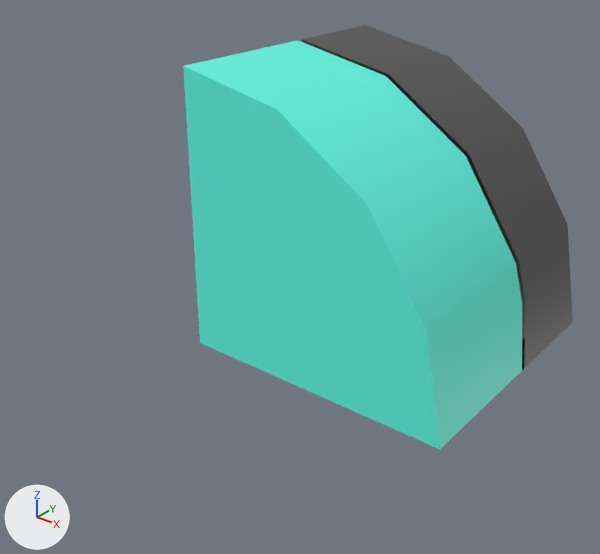
Renders of the FBX model Pipes/Curved Pipe Model.fbx from each side of a commit.
Both versions are drawn from a 50 mm camera at (0.0443, -0.0719, 0.089) aimed at (-0.0097, -0.0043, 0.0471). Arrows for +X, +Y and +Z are at lower left; the lights stay in place.

The first picture shows 'Main_Curved_Pipe'.
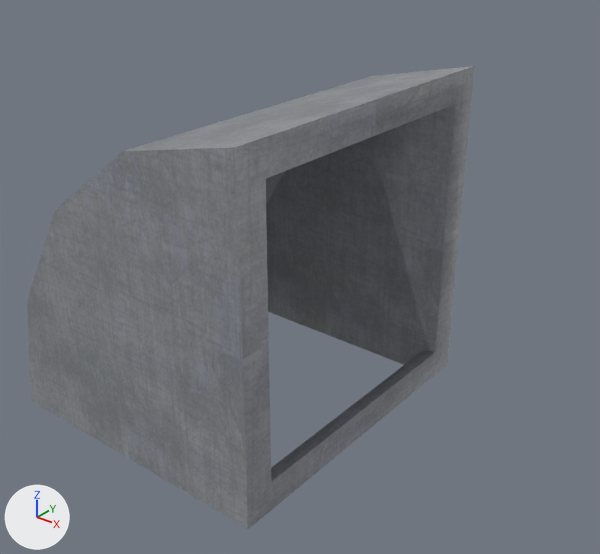
Boxes (x1, y1, x2, y2) around the edits, measured in the pictures (600 x 554 px):
'Main_Curved_Pipe', recoloured, surface changed, moved, turned, rescaled (cyan to grey): before (183, 25, 573, 449); after (27, 66, 474, 529)

The edits, one by one:
Picture 'Curved Pipe Texture.jpg' (img_curved_pipe_texture_jpg) is new.
Material 'lambert50' (mat_lambert50) is new.
Its texture is img_curved_pipe_texture_jpg.
me_mesh has 32 vertices, 32 faces and spans x -1.55..1.55, y -1.55..1.55, z -1.55..1.55.
me_mesh is used by ob_main_curved_pipe; parent ob_pipes; location (0.0183, 5.681, 0.0).
me_mesh no longer uses material mat_lambert1 (picture img_toaster_texture_png).
me_mesh part 1: texture (UV) coordinates of 32 of 32 faces, centred in x -1.55..1.43, y -1.55..1.43, z -1.55..1.55, changed; they spanned u 0.4..0.65, v 0.21..0.77 and now span u 0.0..1.0, v 0.0..0.89.
me_mesh now uses material mat_lambert50 (picture img_curved_pipe_texture_jpg).
Object 'Main_Curved_Pipe' (ob_main_curved_pipe) moves from (0.0183, 5.681, 0.0) to (-1.944, 4.867, 0.351).
Object 'Main_Curved_Pipe' (ob_main_curved_pipe) turns from (0, 0, 0) to (0, 0, 90) degrees about x, y and z.
Object 'Main_Curved_Pipe' (ob_main_curved_pipe) is rescaled from (1.0, 1.0, 1.0) to (1.31, 1.2, 1.32).
